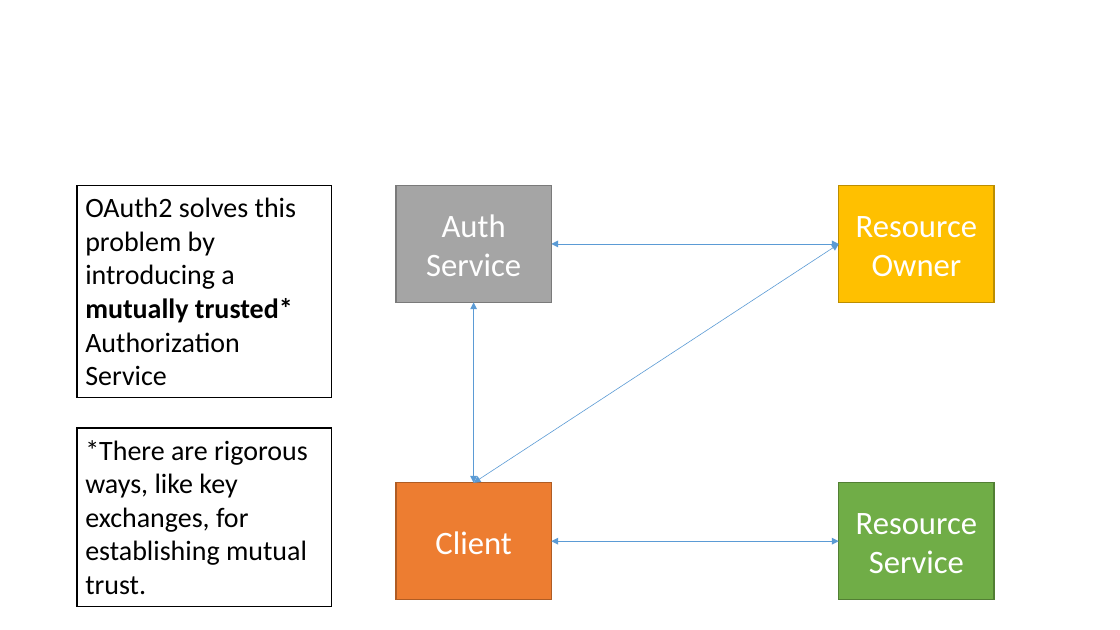
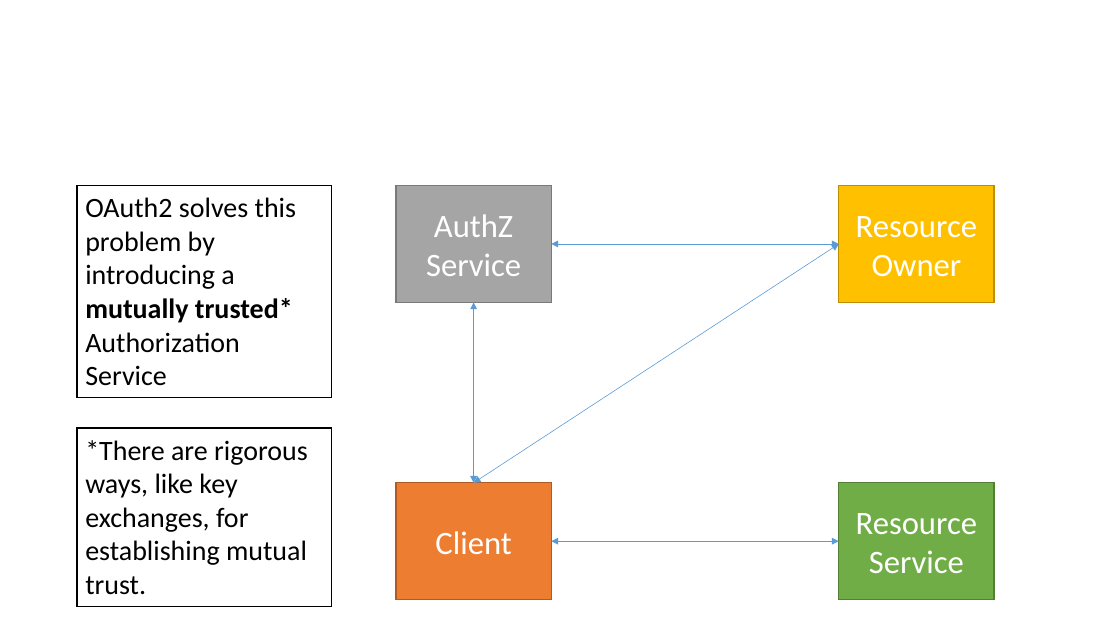
Before and after one commit to airavata-courses/airavata-courses.github.io, a slide deck: slide 16 of fall2017/slides/Fall2017-OAuth2-OIDC.pptx (slide 14 before the commit). Drawn at 1120x630 pixels with LibreOffice and Linux fonts; fonts in the diff are those of the drawing. Boxes give left, top, right and bottom in pixels: in the first picture for what was removed or moved away, otherwise in the second. Text is boxed around its words. In the diff, an @@ line names an element or a change of style, - is before the commit and + after.

Commit message:
OAuth2 lecture slides

```diff
--- a/fall2017/slides/Fall2017-OAuth2-OIDC.pptx
+++ b/fall2017/slides/Fall2017-OAuth2-OIDC.pptx
@@ text in rectangle at bbox=[426, 214, 521, 276]: text changed @@
-Auth Service
+AuthZ Service
```
Also in this commit, not shown: 15 other slides changed, 15 slides added, 1 slide removed, 2 other files.
